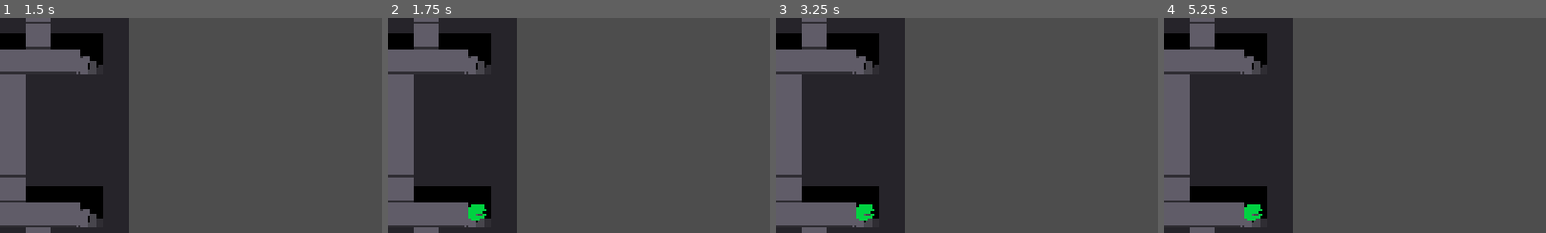
Above: before the commit, frames 1-4 (left to right).
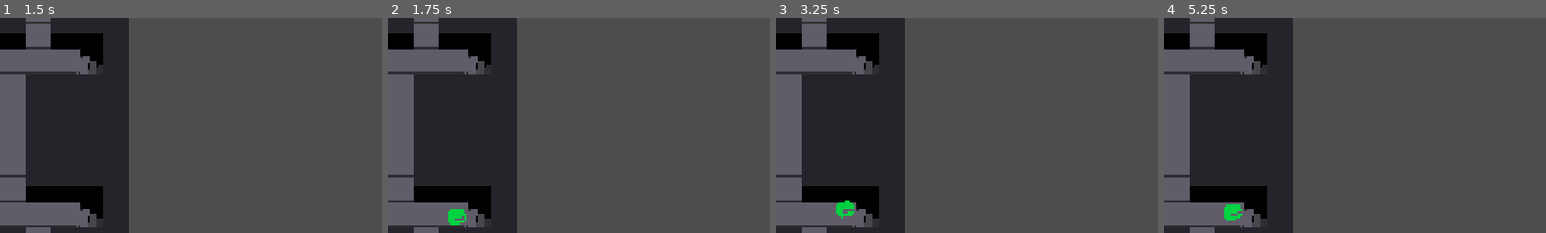
Above: after the commit, the same moments.

Repository: NunoDasNeves/igc-jam-godot-template
Game: Godot game, scene res://main.tscn
Two runs of this game, one before a commit and one after it. Both use one fixed random seed, a clock stepped at 60 frames per second and the inputs below.
Inputs:
- Up to frame 1 (1.5 s): tap Enter at 0.5 s; hold D (Right) 0.53-1.28 s; hold K 0.53-1.28 s; tap Space at 1.25 s; hold S (Down) from 1.28 s (still down); tap K at 1.35 s
- Up to frame 2 (1.75 s): keep holding S (Down)
- Up to frame 3 (3.25 s): tap Enter at 2 s; release S (Down) at 2.03 s; hold D (Right) 2.03-2.78 s; hold K 2.03-2.78 s; tap Space at 2.75 s; hold W (Up) from 2.78 s (still down); tap K at 2.85 s
- Up to frame 4 (5.25 s): release W (Up) at 3.53 s; hold K 3.53-4.28 s; hold A (Left) 3.53-5 s; tap Escape at 4.15 s; tap K at 4.35 s; click "Resume" at 5 s
The pictures show only the part of the screen within x 50-100%, y 23-73%; the shares and areas given below are measured in that part.

Frame 1 is identical in both runs. In frame 2, 0.6% of the frame differs, in the area x 15-26%, y 86-97%; in frame 3, 0.5%; in frame 4, 0.6%, in the area x 15-26%, y 86-95%.

Commit message:
.

Diff:
--- /dev/null
+++ b/entities.tscn
@@ -0,0 +1,10 @@
+[gd_scene load_steps=2 format=3 uid="uid://b6uuv00whfcdk"]
+
+[ext_resource type="Script" path="res://entities/entity_class.gd" id="1_q544u"]
+
+[node name="Entities" type="CharacterBody2D"]
+collision_layer = 2
+collision_mask = 15
+script = ExtResource("1_q544u")
+
+[node name="CollisionShape2D" type="CollisionShape2D" parent="."]
--- a/entities/demon/demon.tscn
+++ b/entities/demon/demon.tscn
@@ -1,12 +1,9 @@
-[gd_scene load_steps=3 format=3 uid="uid://ctaxcdbad6eko"]
-
-[ext_resource type="Script" uid="uid://b6bqs3sk5odvn" path="res://entities/entity.gd" id="1_i8gql"]
+[gd_scene load_steps=2 format=3 uid="uid://ctaxcdbad6eko"]
 
 [sub_resource type="CircleShape2D" id="CircleShape2D_kleto"]
 radius = 12.83
 
 [node name="Demon" type="Node2D"]
-script = ExtResource("1_i8gql")
 
 [node name="Polygon2D4" type="Polygon2D" parent="."]
 position = Vector2(-157, -756)
--- a/entities/entity_class.gd
+++ b/entities/entity_class.gd
@@ -1,23 +1,46 @@
-class_name Entity extends Node2D
+class_name Entity
+extends CharacterBody2D
 
-var player_controlled: bool = false
+@export var player_controlled: bool = false
+@export var speed: float = 100.0
 
-var input_dir: Vector2
-var move_dir: Vector2
+@export_enum("Left", "Right", "Up", "Down")
+var facing_direction: int
+
+var input_dir: Vector2 = Vector2.ZERO
+var move_dir: Vector2 = Vector2.ZERO
+
+func _physics_process(delta: float) -> void:
+	if player_controlled:
+		get_player_input()
+
+	velocity = input_dir * speed
+
+	var collision = move_and_collide(velocity * delta)
+	if collision:
+		if collision.get_collider() is TileMap:
+			print("Collided with tilemap!")
 
 func get_player_input() -> void:
 	var x_in = Input.get_axis("Left", "Right")
 	var y_in = Input.get_axis("Up", "Down")
-	input_dir = Vector2(x_in, y_in).normalized()
+	var input_vec = Vector2(x_in, y_in)
+
+	if abs(x_in) > abs(y_in):
+		if x_in < 0:
+			facing_direction = 0  # Left
+		else:
+			facing_direction = 1  # Right
+	else:
+		if y_in < 0:
+			facing_direction = 2  # Up
+		else:
+			facing_direction = 3  # Down
+
+	input_dir = input_vec.normalized()
 
 func assign_player_is_controlled() -> void:
-	if player_controlled == false:
+	if not player_controlled:
 		player_controlled = true
 	else:
-		print("Error player_controlled already is ",player_controlled)
-
-
-
-func _physics_process(delta: float) -> void:
-	var vel = move_dir * delta * 150
-	position += vel
+		print("Error: player_controlled is already", player_controlled)
--- a/entities/hero/hero.tscn
+++ b/entities/hero/hero.tscn
@@ -24,29 +24,29 @@
 [node name="RayCast2D" type="RayCast2D" parent="."]
 unique_name_in_owner = true
 position = Vector2(0, -34)
-target_position = Vector2(125, 0)
+target_position = Vector2(360, -20)
 collision_mask = 3
 
 [node name="RayCast2D2" type="RayCast2D" parent="."]
 unique_name_in_owner = true
 position = Vector2(0, -34)
-target_position = Vector2(123, -16)
+target_position = Vector2(360, -10)
 collision_mask = 3
 
 [node name="RayCast2D4" type="RayCast2D" parent="."]
 unique_name_in_owner = true
 position = Vector2(0, -34)
-target_position = Vector2(122, -8)
+target_position = Vector2(360, 0)
 collision_mask = 3
 
 [node name="RayCast2D5" type="RayCast2D" parent="."]
 unique_name_in_owner = true
 position = Vector2(0, -34)
-target_position = Vector2(122, 6)
+target_position = Vector2(360, 10)
 collision_mask = 3
 
 [node name="RayCast2D3" type="RayCast2D" parent="."]
 unique_name_in_owner = true
 position = Vector2(0, -34)
-target_position = Vector2(126, 12)
+target_position = Vector2(360, 20)
 collision_mask = 3
--- a/entities/mimic/mimic.tscn
+++ b/entities/mimic/mimic.tscn
@@ -1,11 +1,12 @@
 [gd_scene load_steps=3 format=3 uid="uid://3tgyoc0ngvsg"]
 
-[ext_resource type="Script" uid="uid://rj533hmh0is6" path="res://entities/mimic/mimic_class.gd" id="1_71vme"]
+[ext_resource type="Script" path="res://entities/mimic/mimic_class.gd" id="1_71vme"]
 
 [sub_resource type="CircleShape2D" id="CircleShape2D_kleto"]
 radius = 19.88
 
 [node name="Mimic" type="CharacterBody2D" groups=["monster"]]
+collision_mask = 14
 script = ExtResource("1_71vme")
 
 [node name="Polygon2D" type="Polygon2D" parent="."]
--- a/levels/level.gd
+++ b/levels/level.gd
@@ -1,5 +1,4 @@
-class_name Level
-extends Node
+class_name Level extends Node
 
 @onready var floor_tiles: TileMapLayer = $FloorTiles
 @onready var other_tiles: TileMapLayer = $OtherTiles
@@ -7,6 +6,7 @@
 
 @export var max_heroes: int = 1
 @export var max_monsters: int = 1
+
 
 class Spawner extends RefCounted:
 	var coord: Vector2i
@@ -31,6 +31,11 @@
 			if spawns_monsters:
 				monster_spawners.append(spawner)
 
+
+
+
+
+
 func coord_is_wall(coord: Vector2i) -> bool:
 	var tile_data: TileData = wall_tiles.get_cell_tile_data(coord)
 	if !tile_data:
--- a/main.gd
+++ b/main.gd
@@ -1,4 +1,4 @@
-extends Node
+class_name Main extends Node
 
 @onready var pause_menu = $UI/PauseMenu
 
--- a/main.tscn
+++ b/main.tscn
@@ -1,10 +1,10 @@
 [gd_scene load_steps=6 format=3 uid="uid://cib81fcg33t4e"]
 
-[ext_resource type="Script" uid="uid://bjnw0tr11q2h8" path="res://main.gd" id="1_0xm2m"]
-[ext_resource type="Script" uid="uid://dtgcr1m25t20a" path="res://world.gd" id="2_7mycd"]
+[ext_resource type="Script" path="res://main.gd" id="1_0xm2m"]
+[ext_resource type="Script" path="res://world.gd" id="2_7mycd"]
 [ext_resource type="PackedScene" uid="uid://cdy73hh05cxw8" path="res://levels/level_0.tscn" id="3_272bh"]
 [ext_resource type="PackedScene" uid="uid://b326cb226l8ye" path="res://ui/pause_menu.tscn" id="4_1bvp3"]
-[ext_resource type="Script" path="res://entities/entity_class.gd" id="4_ixft2"]
+[ext_resource type="PackedScene" uid="uid://b6uuv00whfcdk" path="res://entities.tscn" id="4_epyid"]
 
 [node name="Main" type="Node"]
 process_mode = 3
@@ -16,8 +16,7 @@
 
 [node name="Level" parent="World" instance=ExtResource("3_272bh")]
 
-[node name="Entities" type="Node2D" parent="World"]
-script = ExtResource("4_ixft2")
+[node name="Entities" parent="World" instance=ExtResource("4_epyid")]
 
 [node name="UI" type="CanvasLayer" parent="."]
 
--- a/project.godot
+++ b/project.godot
@@ -12,7 +12,7 @@
 
 config/name="igc-jam-template"
 run/main_scene="uid://cib81fcg33t4e"
-config/features=PackedStringArray("4.4", "GL Compatibility")
+config/features=PackedStringArray("4.3", "GL Compatibility")
 
 [audio]
 
--- a/tilesets/test_tileset.tres
+++ b/tilesets/test_tileset.tres
@@ -1,5 +1,6 @@
-[gd_resource type="TileSet" load_steps=3 format=3 uid="uid://woxckrqp2r8f"]
+[gd_resource type="TileSet" load_steps=4 format=3 uid="uid://woxckrqp2r8f"]
 
+[ext_resource type="PhysicsMaterial" uid="uid://7q082t2kgw4d" path="res://wall_physics.tres" id="1_a6aat"]
 [ext_resource type="Texture2D" uid="uid://b2ua1p7w0voks" path="res://tilesets/tilemap-test.png" id="1_rlcim"]
 
 [sub_resource type="TileSetAtlasSource" id="TileSetAtlasSource_8n1lv"]
@@ -7,17 +8,25 @@
 texture_region_size = Vector2i(64, 64)
 0:0/0 = 0
 0:1/0 = 0
+0:1/0/physics_layer_0/polygon_0/points = PackedVector2Array(-32, -32, 32, -32, 32, 32, -32, 32)
 0:1/0/custom_data_0 = true
 0:2/0 = 0
+0:2/0/physics_layer_0/polygon_0/points = PackedVector2Array(-32, -32, 32, -32, 32, 32, -32, 32)
 0:2/0/custom_data_0 = true
 0:3/0 = 0
+0:3/0/physics_layer_0/polygon_0/points = PackedVector2Array(-32, -32, 32, -32, -32, -32, -32, 32)
 0:4/0 = 0
+0:4/0/physics_layer_0/polygon_0/points = PackedVector2Array(-32, -32, 32, -32, 32, 32, -32, 32)
 0:4/0/custom_data_2 = true
 0:5/0 = 0
+0:5/0/physics_layer_0/polygon_0/points = PackedVector2Array(-32, -32, 32, -32, 32, 32, -32, 32)
 0:5/0/custom_data_1 = true
 
 [resource]
 tile_size = Vector2i(64, 64)
+physics_layer_0/collision_layer = 4
+physics_layer_0/collision_mask = 15
+physics_layer_0/physics_material = ExtResource("1_a6aat")
 custom_data_layer_0/name = "wall"
 custom_data_layer_0/type = 1
 custom_data_layer_1/name = "stairs_up"
--- a/ui/pause_menu.gd
+++ b/ui/pause_menu.gd
@@ -1,4 +1,4 @@
-extends PanelContainer
+class_name PauseMenu extends PanelContainer
 
 @onready var main = $Main
 @onready var main_resume_button = $Main/VBoxContainer/ResumeButton
--- /dev/null
+++ b/wall_physics.tres
@@ -0,0 +1,3 @@
+[gd_resource type="PhysicsMaterial" format=3 uid="uid://7q082t2kgw4d"]
+
+[resource]
--- a/world.gd
+++ b/world.gd
@@ -1,8 +1,8 @@
-extends Node2D
+class_name World extends Node2D
 
 @onready var entities_container: Node2D = $Entities
 @onready var level: Level = $Level
-
+var move_dir: Vector2 = Vector2.ZERO
 func _ready() -> void:
 	pass
 
@@ -15,55 +15,7 @@
 	var coord = level.wall_tiles.local_to_map(entity.position)
 	var tile_center_pos = level.wall_tiles.map_to_local(coord)
 
-	entity.move_dir = Vector2.ZERO
-	if entity.input_dir.x == 0 and entity.input_dir.y == 0:
-		return
 
-	for i in range(4):
-		var dir_f = dirs_f[i]
-		var n_dir = neighbors[i]
-		# x dot y = cos(theta). If theta is >= 45 degrees then ignore
-		# (probably only relevant for joystick input)
-		if entity.input_dir.dot(dir_f) <= 0.707:
-			continue
-		var to_center: Vector2 = tile_center_pos - entity.position
-		var angle = (-to_center).angle()
-		var close_to_center = to_center.length_squared() < 2
-		var move_n_dir: Vector2i
-		# okay check axis depending on input direction
-		if dir_f.x != 0:
-			# close to center, or in left or right quadrant:
-			# snap to y axis and move in the raw direction
-			if close_to_center or (angle > -PI/4 and angle <= PI/4) or angle > PI*3/4 or angle <= -PI*3/4:
-				entity.position.y = tile_center_pos.y
-				if close_to_center:
-					entity.position.x = tile_center_pos.x
-				move_n_dir = Vector2i(dir_f)
-			# in top or bottom quadrant, and the input dir isn't a wall
-			# snap to x axis, and go perpendicular to get to center of square
-			elif !level.coord_is_wall(coord + n_dir):
-				entity.position.x = tile_center_pos.x
-				if close_to_center:
-					entity.position.y = tile_center_pos.y
-				move_n_dir = Vector2i((tile_center_pos - entity.position).normalized())
-		else:
-			# same logic but for other input direction
-			if close_to_center or (angle > PI/4 and angle <= PI*3/4) or (angle <= -PI/4 and angle > -PI*3/4):
-				entity.position.x = tile_center_pos.x
-				move_n_dir = Vector2i(dir_f)
-			elif !level.coord_is_wall(coord + n_dir):
-				entity.position.y = tile_center_pos.y
-				move_n_dir = Vector2i((tile_center_pos - entity.position).normalized())
-
-		if !move_n_dir:
-			continue
-
-		var move_dir = Vector2(move_n_dir)
-		# ok finally if we're "past" the center in the move direction, and there's a wall, stop!
-		# note this is a different wall check to earlier which is only for determining
-		# if we should do perpendicular movement at all
-		if to_center.dot(move_dir) > 0 or !level.coord_is_wall(coord + move_n_dir):
-			entity.move_dir = move_dir
 
 func spawn_entity(spawner: Level.Spawner, scene: PackedScene) -> void:
 	var node = scene.instantiate()
@@ -84,8 +36,10 @@
 			num -= 1
 
 func _physics_process(delta: float) -> void:
-	for entity: Entity in entities_container.get_children():
-		process_entity(entity)
+	for child in entities_container.get_children():
+		if child is Entity:
+			process_entity(child)
+
 
 	# figure out how much stuff to spawn and get the spawners
 	var num_heroes = get_tree().get_node_count_in_group("hero")
Not shown: 1 places in entities/hero/hero.tscn that only renumber resources
Not shown, changed: fonts/pixeloperator.ttf.import
Not shown: 1 places in levels/level_0.tscn that only renumber resources
